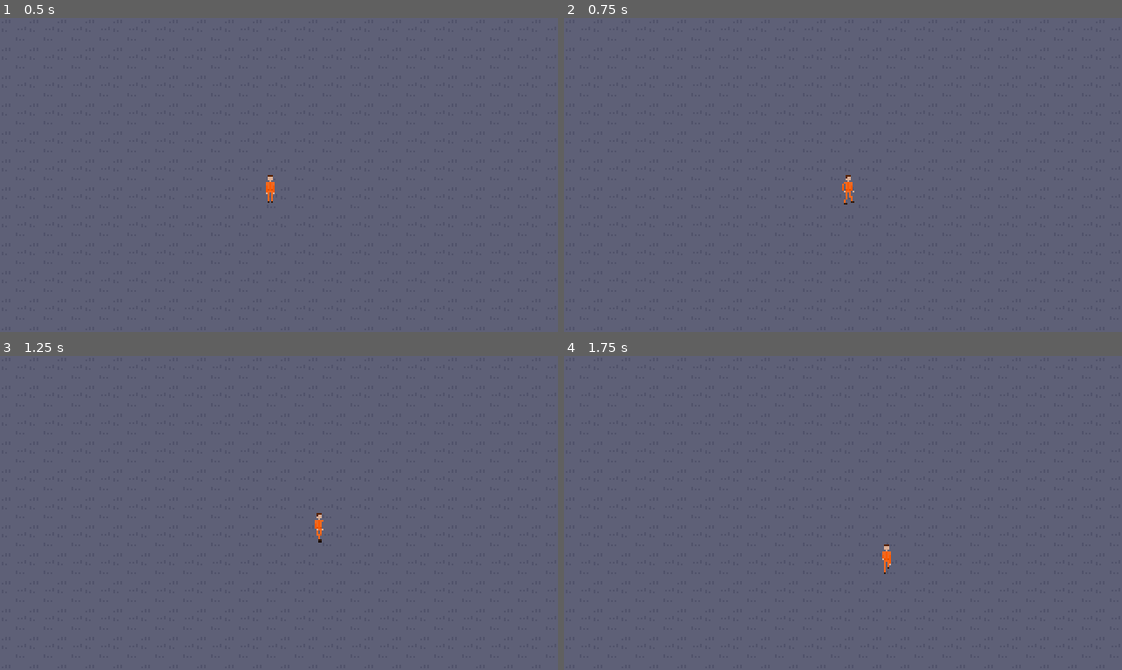
Above: before the commit, frames 1-4 (two rows, left to right).
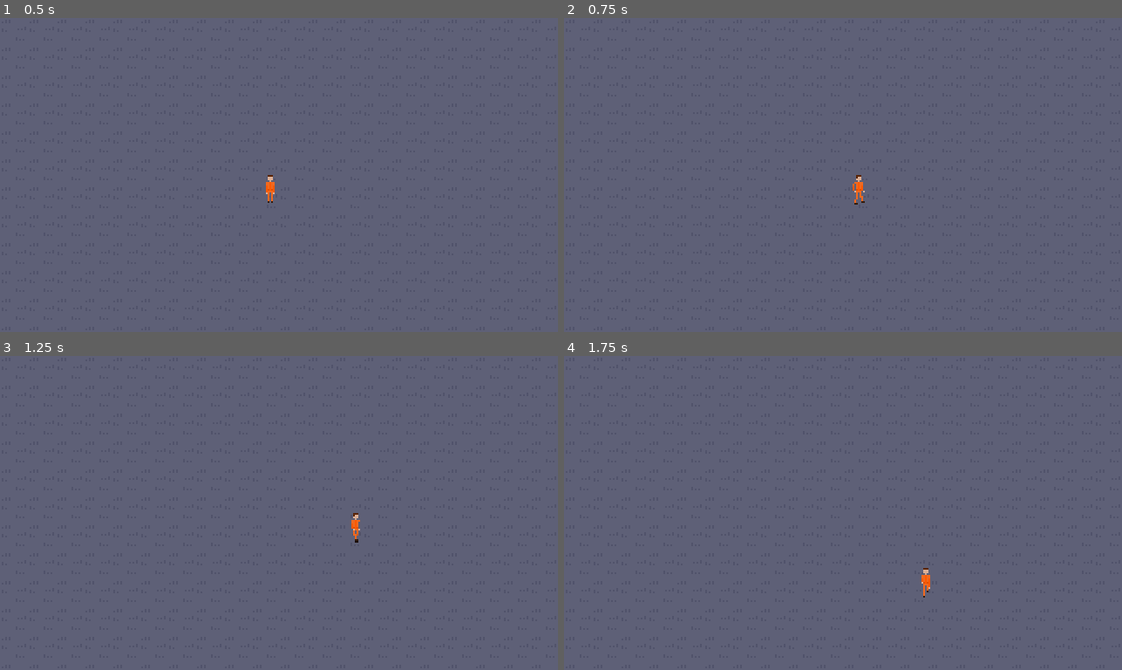
Above: after the commit, the same moments.

Repository: SunixDalsmith/JogoOFC-4.0
Game: Godot game, scene res://Mundo 1.tscn
Two runs of this game, one before a commit and one after it. Both use one fixed random seed, a clock stepped at 60 frames per second and the inputs below.
Inputs:
- Up to frame 1 (0.5 s): no input
- Up to frame 2 (0.75 s): tap Enter at 0.5 s; hold Right (ui_right) from 0.53 s (still down)
- Up to frame 3 (1.25 s): keep holding Right (ui_right)
- Up to frame 4 (1.75 s): release Right (ui_right) at 1.28 s; hold Down (ui_down) from 1.28 s (still down)

Frame 1 is identical in both runs. In frame 2, 0.2% of the frame differs, in the area x 49-54%, y 50-60%; in frame 3, 0.2%; in frame 4, 0.2%.

Commit message:
velocidade

Diff:
--- a/Jogo na Godot/Jogador/jogador.gd
+++ b/Jogo na Godot/Jogador/jogador.gd
@@ -1,6 +1,6 @@
 extends CharacterBody2D
 
-@export var speed: int = 40
+@export var speed: int = 70
 @onready var animation = $AnimationPlayer
 
 func handleInput():
